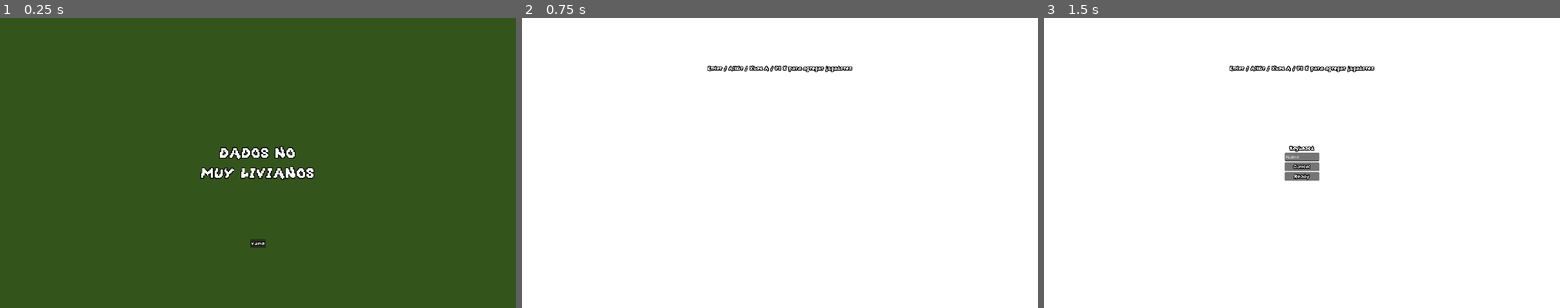
Above: before the commit, frames 1-3 (left to right).
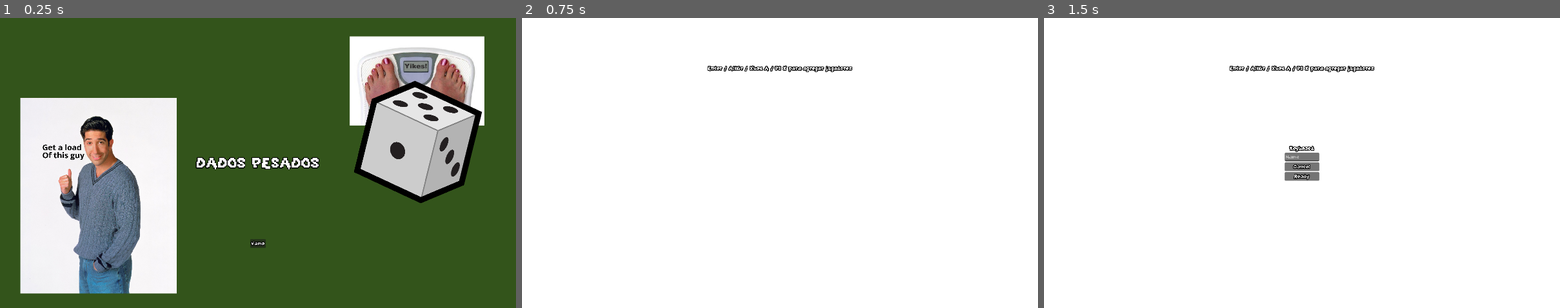
Above: after the commit, the same moments.

Repository: Laks0/weighted-dice-3d
Game: Godot game, scene res://Scenes/MainMenu/MainMenu.tscn
The game is run twice, just before and just after one commit, with the same random seed, the same clock (stepped at 60 frames per second) and the same inputs.
Inputs:
- Up to frame 1 (0.25 s): no input
- Up to frame 2 (0.75 s): click "Vamo" at 0.5 s
- Up to frame 3 (1.5 s): tap Enter (grab_mouse) at 1.25 s; hold D (move_right_kb) from 1.28 s (still down); tap Backspace (die) at 1.35 s

The runs differ from the first frame. In frame 1, 35% of the frame differs, in the area x 3-94%, y 6-96%; in frame 2, nothing differs; in frame 3, nothing differs.

Commit message:
Menú principal

Diff:
--- a/Scenes/MainMenu/MainMenu.tscn
+++ b/Scenes/MainMenu/MainMenu.tscn
@@ -1,8 +1,11 @@
-[gd_scene load_steps=4 format=3 uid="uid://b3dw1evsv1xx2"]
+[gd_scene load_steps=7 format=3 uid="uid://b3dw1evsv1xx2"]
 
 [ext_resource type="Theme" uid="uid://bnaa8nx0gbxlb" path="res://DefaultTheme.tres" id="1_lokk3"]
 [ext_resource type="Script" path="res://Scenes/MainMenu/MainMenu.gd" id="2_osvw6"]
 [ext_resource type="PackedScene" uid="uid://cq54i4r3w1hj4" path="res://Scenes/CharacterScreen/CharacterScreen.tscn" id="3_1vcer"]
+[ext_resource type="Texture2D" uid="uid://diuso2qngdeki" path="res://Scenes/MainMenu/Weight-Scale-3506479187.jpg" id="4_2gpey"]
+[ext_resource type="Texture2D" uid="uid://qyjtcex4jdqn" path="res://Scenes/MainMenu/ytknick-A-die-2639638238.png" id="5_2doka"]
+[ext_resource type="Texture2D" uid="uid://0yx1mo0nr84k" path="res://Scenes/MainMenu/flh777jrd7c51-2084074454.jpg" id="6_cofel"]
 
 [node name="Main Menu" type="Control"]
 layout_mode = 3
@@ -29,8 +32,7 @@
 grow_horizontal = 2
 grow_vertical = 2
 theme_override_font_sizes/font_size = 72
-text = "DADOS NO
-MUY LIVIANOS"
+text = "DADOS PESADOS"
 horizontal_alignment = 1
 vertical_alignment = 1
 
@@ -49,4 +51,18 @@
 grow_vertical = 0
 text = "Vamo"
 
+[node name="Weight-scale-3506479187" type="Sprite2D" parent="."]
+position = Vector2(1552, 234)
+texture = ExtResource("4_2gpey")
+
+[node name="Ytknick-a-die-2639638238" type="Sprite2D" parent="."]
+position = Vector2(1555, 462)
+scale = Vector2(0.199171, 0.199171)
+texture = ExtResource("5_2doka")
+
+[node name="Flh777Jrd7c51-2084074454" type="Sprite2D" parent="."]
+position = Vector2(367, 662)
+scale = Vector2(0.130367, 0.130367)
+texture = ExtResource("6_cofel")
+
 [connection signal="pressed" from="StartButton" to="." method="_on_start_button_pressed"]
Binary file added: Scenes/MainMenu/Weight-Scale-3506479187.jpg
Not shown, added: Scenes/MainMenu/Weight-Scale-3506479187.jpg.import
Binary file added: Scenes/MainMenu/flh777jrd7c51-2084074454.jpg
Not shown, added: Scenes/MainMenu/flh777jrd7c51-2084074454.jpg.import
Binary file added: Scenes/MainMenu/ytknick-A-die-2639638238.png
Not shown, added: Scenes/MainMenu/ytknick-A-die-2639638238.png.import
